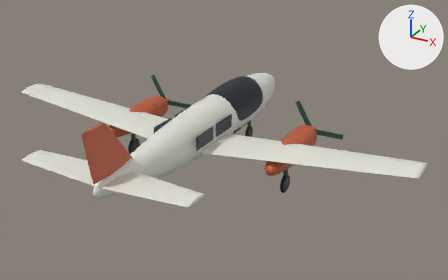
Renders of the glTF model public/assets/aeronaves/jaz-40.glb from each side of a commit.
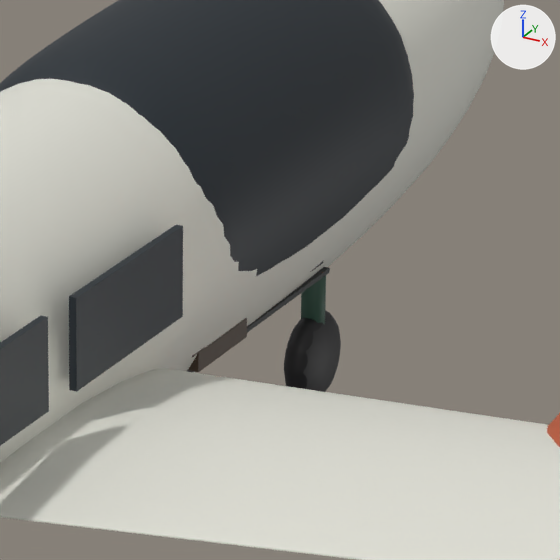
Each version is shown whole from a 50 mm camera at (8.06, -13.34, 6.47) aimed at (0.65, 0.13, -0.26), then close up on the part from 46% to 63% of the width and 30% to 57% of the height. Every picture has the same lights, and +X, +Y and +Z are marked at upper right. The older version's two pictures come first. Where no turn or scale is listed for an object, it has been applied to the vertices.

Before the edit, the objects in view are built like this:
```python
me_cube_016 = bpy.data.meshes.new('Cube.016')
me_cube_016.from_pydata(...)  # a box spanning x -0.24..0.24, y 0.9..1.3, z -0.4..-0.32; a box spanning x -0.24..0.24, y 0.85..0.95, z -0.32..0.18
me_cube_016.materials.append(mat_tapiceria)  # brown #4a3b2b
me_cylinder_005 = bpy.data.meshes.new('Cylinder.005')
me_cylinder_005.from_pydata(...)  # an 8-sided cylinder along z spanning x -0.022..0.022, y -0.022..0.022, z -0.15..0.15
me_cylinder_005.materials.append(mat_tablero)  # black #212426
me_mesh_003 = bpy.data.meshes.new('Mesh.003')
me_mesh_003.from_pydata(...)  # 1634 vertices, 3264 faces; spans x -0.61..0.61, y -4.47..4.48, z -0.69..0.69
me_mesh_003.materials.append(mat_casco)  # light grey #e3e3d9
ob_asiento_1 = bpy.data.objects.new('asiento-1', me_cube_016)
ob_asiento_1.location = (0.3, 0.0, 0.0)
ob_fuselaje = bpy.data.objects.new('fuselaje', me_mesh_003)
ob_fuselaje.location = (0.0, 0.0, 0.0)
ob_palanca_columna__0_30 = bpy.data.objects.new('palanca-columna--0.30', me_cylinder_005)
ob_palanca_columna__0_30.parent = ob_avion
ob_palanca_columna__0_30.location = (-0.3, -0.25, -1.62)
ob_palanca_columna__0_30.rotation_euler = (1.571, 0.0, 0.0)  # degrees (90, 0, 0)
# also in view: 'rueda-morro' at (0.0, 2.97, -1.21); 'ventanillas' at (0.0, -0.35, 0.16); 'pata-morro' at (0.0, 2.97, -0.98); 'ala' at (0.0, -0.2, -0.02); 'suelo-cabina' at (0.0, 0.85, -0.41)
```
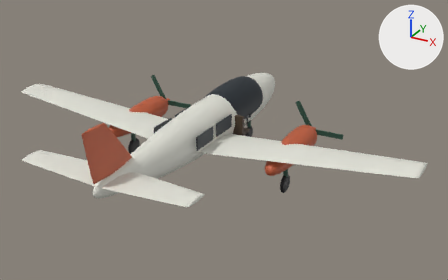
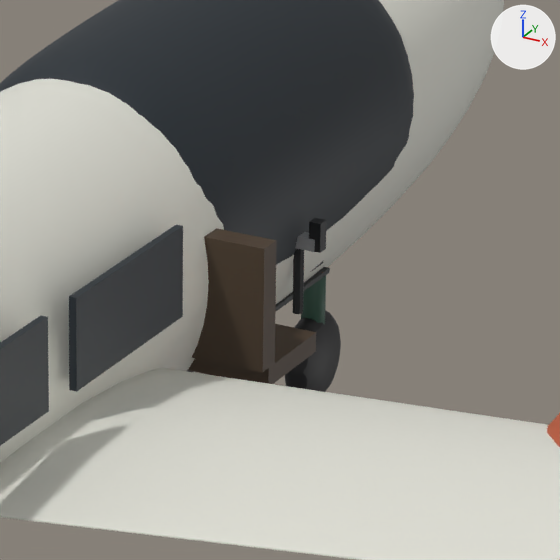
Boxes [x1, y1, x2, y2] around the edits, measured in the close-ups (560 x 560 px):
'asiento-1', moved
    before: [188, 318, 247, 372]
    after: [188, 228, 316, 384]
'palanca-columna--0.30', moved (not visible before)
    after: [293, 249, 304, 314]
'cuerno-puno-0.60-1', added (black)
    after: [309, 218, 326, 253]
'cuerno-0.60', added
    after: [295, 232, 315, 252]

Diff of the bpy script that builds the scene:
```diff
--- a/public/assets/aeronaves/jaz-40.glb.py
+++ b/public/assets/aeronaves/jaz-40.glb.py
@@ me_cube_023_1 @@
+me_cube_023_1.from_pydata(...)  # a box spanning x 0.655..0.705, y 1.595..1.645, z -0.12..0.0
+me_cube_023_1.materials.append(mat_tablero)  # black #212426
@@ me_cube_021_1 @@
+me_cube_021_1.from_pydata(...)  # a box spanning x 0.52..0.68, y 1.59..1.65, z -0.12..-0.07
+me_cube_021_1.materials.append(mat_metal)  # grey #9ea1a3
@@ ob_asiento_1 @@
 ob_asiento_1 = bpy.data.objects.new('asiento-1', me_cube_016)
-ob_asiento_1.location = (0.3, 0.0, 0.0)
+ob_asiento_1.location = (0.6, 0.0, 0.0)
@@ ob_palanca_columna__0_30 @@
 ob_palanca_columna__0_30.parent = ob_avion
-ob_palanca_columna__0_30.location = (-0.3, -0.25, -1.62)
+ob_palanca_columna__0_30.location = (0.6, -0.25, -1.62)
 ob_palanca_columna__0_30.rotation_euler = (1.571, 0.0, 0.0)  # degrees (90, 0, 0)
@@ ob_cuerno_puno_0_60_1 @@
+ob_cuerno_puno_0_60_1 = bpy.data.objects.new('cuerno-puno-0.60-1', me_cube_023_1)
+ob_cuerno_puno_0_60_1.location = (0.0, 0.0, 0.0)
@@ ob_cuerno_0_60 @@
+ob_cuerno_0_60 = bpy.data.objects.new('cuerno-0.60', me_cube_021_1)
+ob_cuerno_0_60.location = (0.0, 0.0, 0.0)
```
